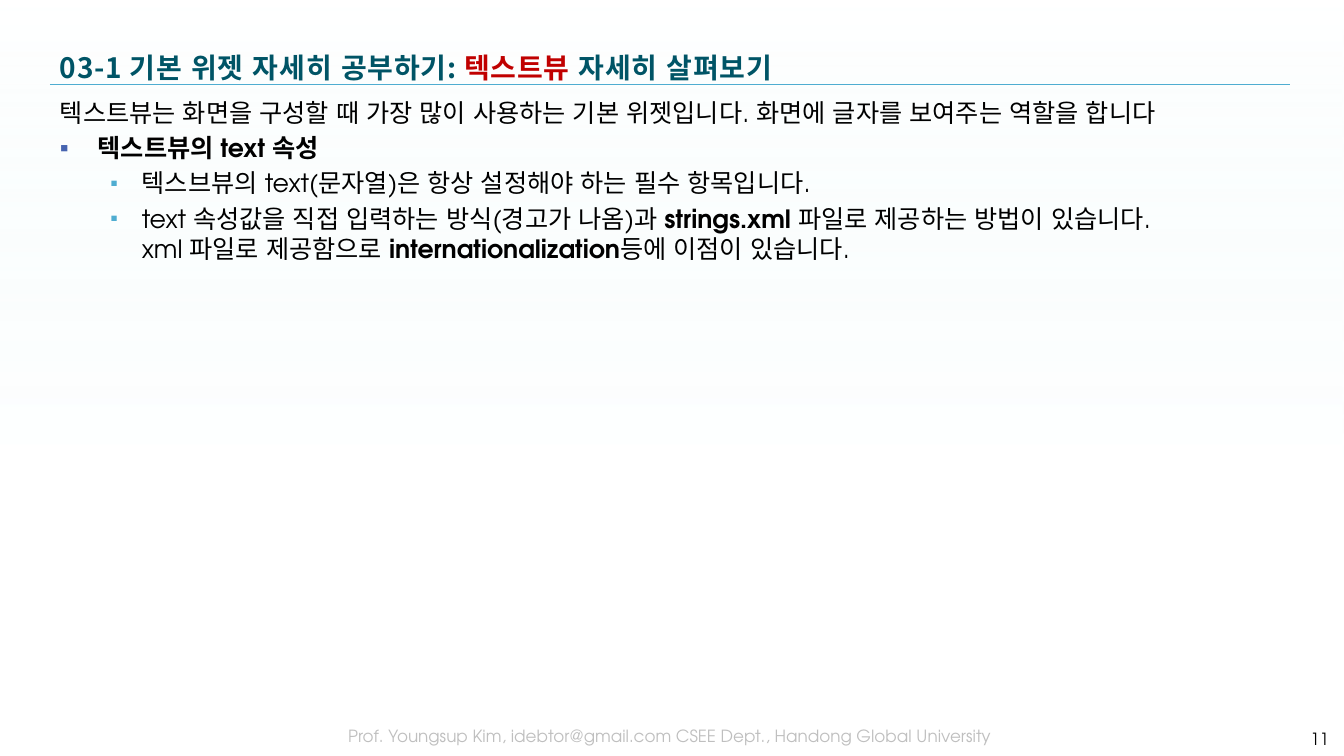
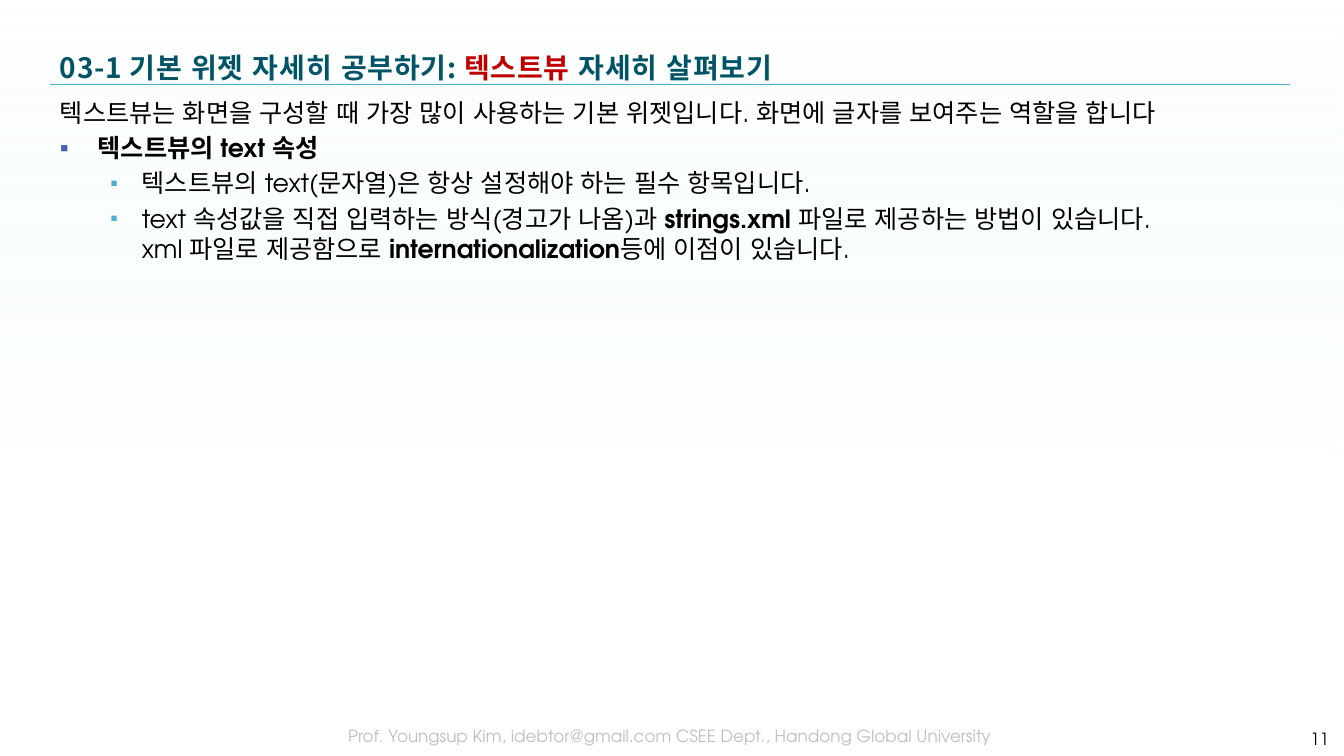
Before and after one commit to tae7841/HuStarAS, a slide deck: slide 11 of ppts/03Widget.pptx. Drawn at 1344x756 pixels with LibreOffice and Linux fonts; fonts in the diff are those of the drawing; background and template pictures are left out. Boxes give left, top, right and bottom in pixels: in the first picture for what was removed or moved away, otherwise in the second. Text is boxed around its words. In the diff, an @@ line names an element or a change of style, - is before the commit and + after.

```diff
--- a/ppts/03Widget.pptx
+++ b/ppts/03Widget.pptx
@@ text at (142,171,811,198): text changed @@
-  ▪ 텍스브뷰의 text(문자열)은 항상 설정해야 하는 필수 항목입니다.
+  ▪ 텍스트뷰의 text(문자열)은 항상 설정해야 하는 필수 항목입니다.
```
Also in this commit, not shown: 4 other slides changed.
